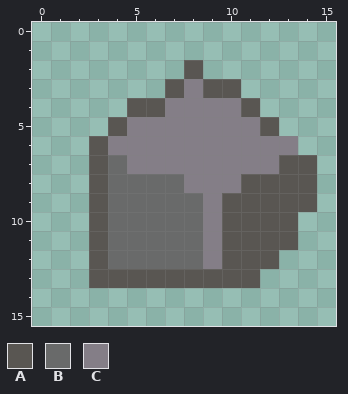
Pixel-art sprite: Assets/Textures/UI/Elements/Earth.png. The picture above is the old version.
The file is 32x32 pixels, drawn in blocks of 2x2; one block is one cell here.
Palette (. is transparent): A #595652  B #696a6a  C #847e87
Pixels before, first column x 3:
 2 .....A......
 3 ....ACAA....
 4 ..AACCCCA...
 5 .ACCCCCCCA..
 6 ACCCCCCCCCC.
 7 ABCCCCCCCCAA
 8 ABBBBCCCAAAA
 9 ABBBBBCAAAAA
10 ABBBBBCAAAA.
11 ABBBBBCAAAA.
12 ABBBBBCAAA..
13 AAAAAAAAA...
New version:
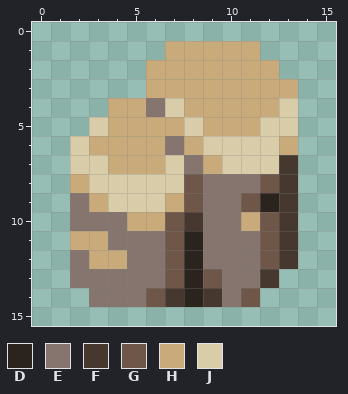
Colours new in this view: D #2b241e  E #85756e  F #47382f  G #6e5749  H #c9ab7b  J #d9cda9
The edit:
Changed rows in their new state; - is an unchanged pixel.
first column x 2:
 1 -----HHHHH---
 2 ----HHHHHHH--
 3 ----HHHHHHHH-
 4 --HHEJHHHHHJ-
 5 -JHHHHJHHHJJ-
 6 JHHHHEHJJJJH-
 7 JJHHHJEHJJJF.
 8 HJJJJJGEEEGF.
 9 EHJJJHGEEGDF.
10 EEEHHGFEEHGF-
11 HHEEEGDEEEGF-
12 EHHEEGDEEEGF-
13 EEEEEGDGEEF--
14 -EEEGFDFEG---
Where, in picture pixels (left, top, right, bottom), the same in both pictures:
changed: (70, 41, 317, 307)
